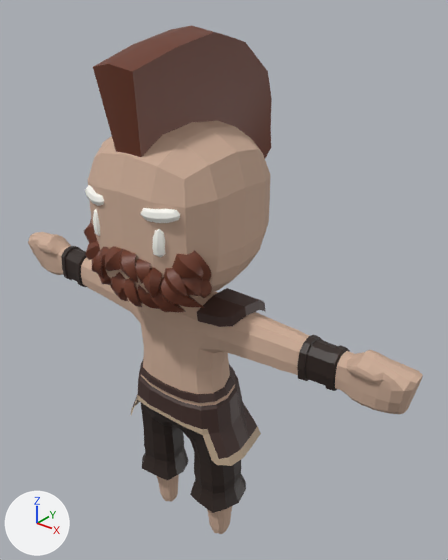
A saved change to the glTF model assets/runtime/characters/player-phase2.glb.
The view is the same before and after, from a 50 mm camera at (2.49, -2.69, 3.85) aimed at (0.1, 0.3, 2.0). The lights are fixed; the arrows at lower left show +X, +Y and +Z. The older version comes first.

Names of what the first picture shows: 'Body'.
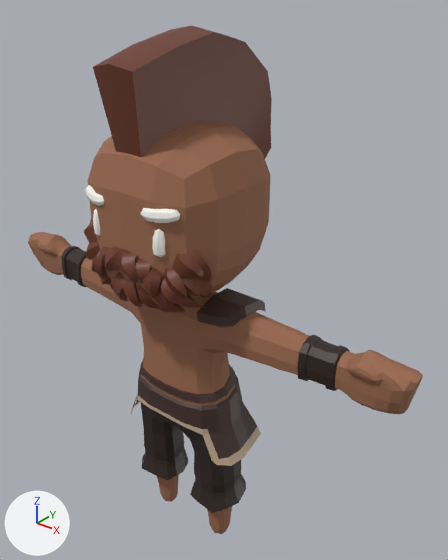
Commit message: Build verified Phase 2 human runtime assets

Pixel boxes (x1, y1, x2, y2) of what changed, in the pictures (448 x 560 px):
```json
{"object": "Body", "change": "recoloured", "before": [28, 118, 423, 534], "after": [28, 118, 423, 534], "on screen": "beige to brown"}
```

The change, as JSON lines over the scene's bpy script:
```json
{"op": "set", "path": "mat_skin.base_color", "old": "(0.608, 0.416, 0.31)", "new": "(0.328, 0.144, 0.0782)", "note": "beige #cdad97 -> brown #9b6a4f"}
```
